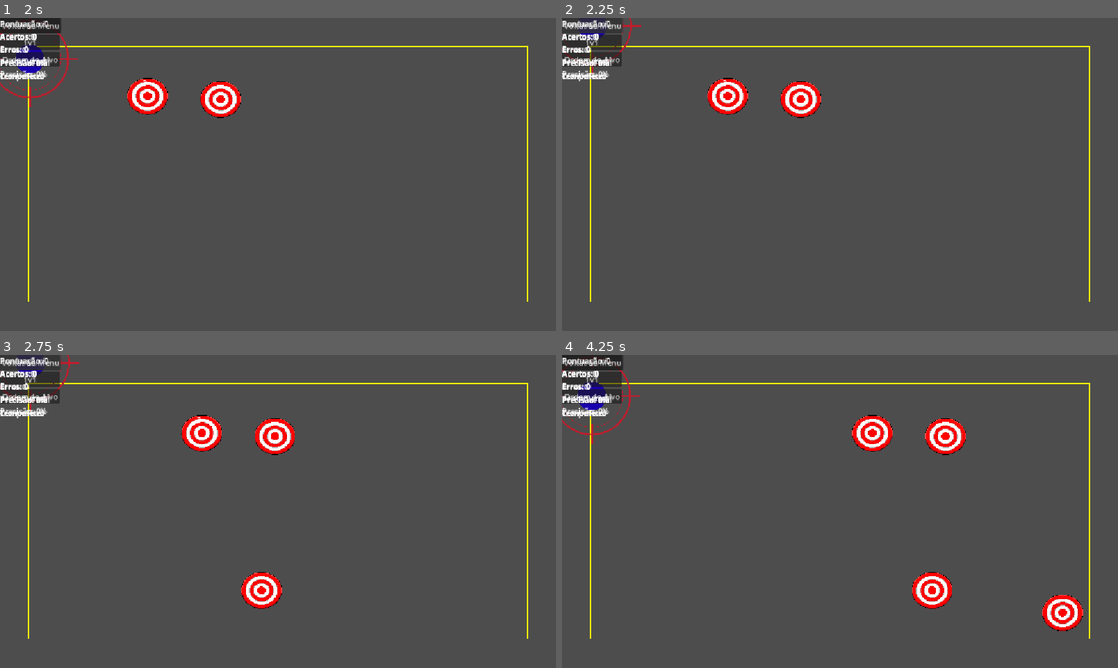
Above: before the commit, frames 1-4 (two rows, left to right).
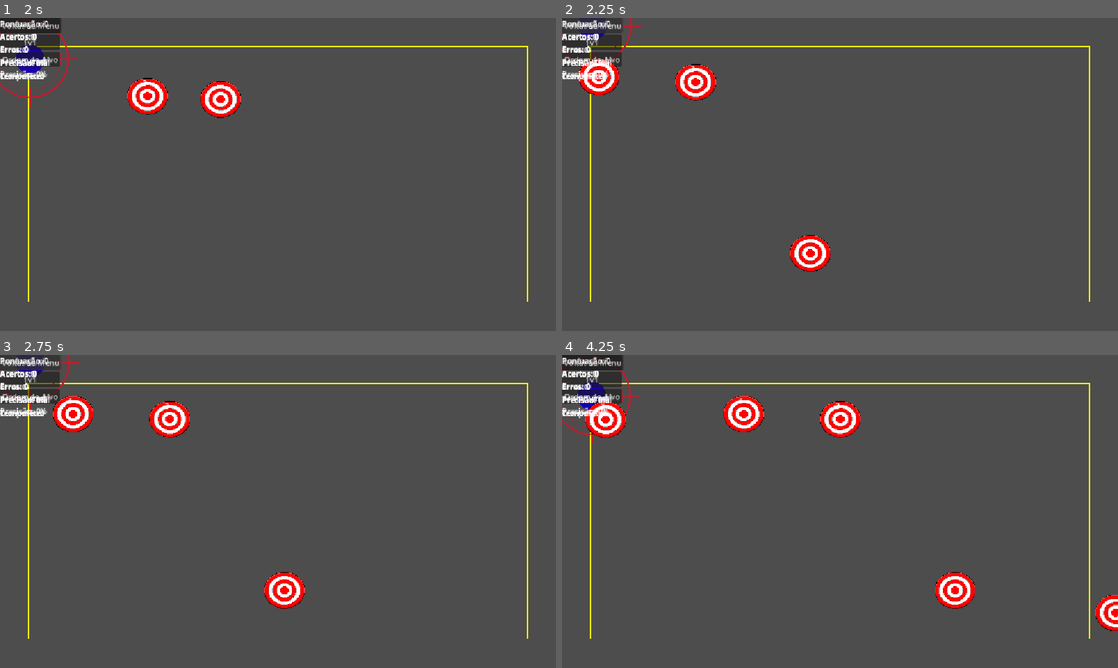
Above: after the commit, the same moments.

Repository: ditoslv/JOGO_CG2VA
Game: Godot game, scene res://main.tscn
The game is run twice, just before and just after one commit, with the same random seed, the same clock (stepped at 60 frames per second) and the same inputs.
Inputs:
- Up to frame 1 (2 s): click "1v1" at 0.5 s; click "Ordem do Alvo" at 1.25 s
- Up to frame 2 (2.25 s): click "Voltar ao Menu" at 2 s
- Up to frame 3 (2.75 s): no input
- Up to frame 4 (4.25 s): click "1v1" at 2.75 s; click "Ordem do Alvo" at 3.5 s

Frame 1 is identical in both runs. In frame 2, 3.3% of the frame differs, in the area x 3-49%, y 13-82%; in frame 3, 3.7%; in frame 4, 5.5%, in the area x 0-100%, y 0-89%.

Commit message:
atualização menu

Diff:
--- a/scripts/ui/menu.gd
+++ b/scripts/ui/menu.gd
@@ -1,23 +1,31 @@
 extends Control
 
+## ============================================================
+## Menu principal — seleção de modo.
+## Os caminhos de Solo e 1v1 apontam para as cenas que o
+## Integrante A ainda vai criar (SoloMode.tscn / VersusMode.tscn,
+## conforme a Seção G.2 do planejamento). Combine com ele o nome
+## e o caminho exatos antes de testar esses dois botões — se os
+## arquivos ainda não existirem, o Godot vai acusar erro ao trocar
+## de cena, o que é esperado até lá.
+## ============================================================
 
-# Called when the node enters the scene tree for the first time.
-func _ready() -> void:
-	pass # Replace with function body.
+const CENA_SOLO := "res://scenes/modes/SoloMode.tscn"
+const CENA_1V1 := "res://scenes/modes/VersusMode.tscn"
+const CENA_ORDEM_DO_ALVO := "res://scenes/modes/order_mode.tscn"
 
 
-# Called every frame. 'delta' is the elapsed time since the previous frame.
-func _process(delta: float) -> void:
+func _ready() -> void:
 	pass
 
 
 func _on_button_pressed() -> void:
-	pass # Replace with function body.
+	get_tree().change_scene_to_file(CENA_SOLO)
 
 
 func _on_button_2_pressed() -> void:
-	pass # Replace with function body.
+	get_tree().change_scene_to_file(CENA_1V1)
 
 
-func _on_button_3_pressed():
-	get_tree().change_scene_to_file("res://scenes/modes/order_mode.tscn")
+func _on_button_3_pressed() -> void:
+	get_tree().change_scene_to_file(CENA_ORDEM_DO_ALVO)
--- a/scripts/ui/result_screen.gd
+++ b/scripts/ui/result_screen.gd
@@ -1,11 +1,80 @@
 extends Control
+class_name ResultScreen
+
+## ============================================================
+## CONTRATO PÚBLICO DESTA CENA — combinado com a equipe.
+## Quem orquestra o fim de uma rodada (SoloMode, VersusMode,
+## OrderMode) deve chamar UMA das duas funções abaixo para exibir
+## o resultado. Nenhum outro script deve acessar os Labels
+## diretamente.
+##
+## - exibir_resultado_solo(dados)              -> Solo e Ordem do Alvo
+## - exibir_resultado_1v1(dados_p1, dados_p2)   -> 1v1
+##
+## "dados" é o Dictionary retornado por
+## ScoreSystem.obter_resultado_final(): {pontuacao, acertos, erros,
+## tentativas, precisao}. Uma chave opcional "tempo" (float, em
+## segundos) pode ser incluída se quem chamar tiver essa informação.
+## ============================================================
+
+signal voltar_ao_menu_solicitado()
+
+@onready var painel_jogador1: VBoxContainer = $PainelJogador1
+@onready var painel_jogador2: VBoxContainer = $PainelJogador2
+@onready var label_vencedor: Label = $LabelVencedor
+@onready var botao_voltar: Button = $Button
 
 
-# Called when the node enters the scene tree for the first time.
 func _ready() -> void:
-	pass # Replace with function body.
+	botao_voltar.pressed.connect(_on_botao_voltar_pressed)
 
 
-# Called every frame. 'delta' is the elapsed time since the previous frame.
-func _process(delta: float) -> void:
-	pass
+## Chamada pelo Modo Solo e pelo Modo Ordem do Alvo ao final da rodada.
+func exibir_resultado_solo(dados: Dictionary) -> void:
+	painel_jogador2.visible = false
+	label_vencedor.visible = false
+	_preencher_painel(painel_jogador1, dados)
+
+
+## Chamada pelo VersusMode (1v1) depois que os dois jogadores jogaram.
+func exibir_resultado_1v1(dados_jogador1: Dictionary, dados_jogador2: Dictionary) -> void:
+	painel_jogador2.visible = true
+	_preencher_painel(painel_jogador1, dados_jogador1)
+	_preencher_painel(painel_jogador2, dados_jogador2)
+	_definir_vencedor(dados_jogador1, dados_jogador2)
+
+
+## Preenche os labels de um painel (Jogador 1 ou Jogador 2) a partir
+## do Dictionary de resultado. Reaproveitada pelos dois painéis, já
+## que ambos têm a mesma estrutura de filhos.
+func _preencher_painel(painel: VBoxContainer, dados: Dictionary) -> void:
+	var lbl_pontuacao: Label = painel.get_node("LabelPontuaçãoFinal")
+	var lbl_acertos: Label = painel.get_node("LabelAcertosFinal")
+	var lbl_erros: Label = painel.get_node("LabelErrosFinal")
+	var lbl_precisao: Label = painel.get_node("LabelPrecisaoFinal")
+	var lbl_tempo: Label = painel.get_node("LabelTempoFinal")
+
+	lbl_pontuacao.text = "Pontuação: %d" % dados.get("pontuacao", 0)
+	lbl_acertos.text = "Acertos: %d" % dados.get("acertos", 0)
+	lbl_erros.text = "Erros: %d" % dados.get("erros", 0)
+	lbl_precisao.text = "Precisão: %.0f%%" % (dados.get("precisao", 0.0) * 100.0)
+	lbl_tempo.text = "Tempo: %.1fs" % dados.get("tempo", 0.0)
+
+
+func _definir_vencedor(dados_jogador1: Dictionary, dados_jogador2: Dictionary) -> void:
+	label_vencedor.visible = true
+
+	var pontos_p1: int = dados_jogador1.get("pontuacao", 0)
+	var pontos_p2: int = dados_jogador2.get("pontuacao", 0)
+
+	if pontos_p1 > pontos_p2:
+		label_vencedor.text = "Vencedor: Jogador 1!"
+	elif pontos_p2 > pontos_p1:
+		label_vencedor.text = "Vencedor: Jogador 2!"
+	else:
+		label_vencedor.text = "Empate!"
+
+
+func _on_botao_voltar_pressed() -> void:
+	voltar_ao_menu_solicitado.emit()
+	get_tree().change_scene_to_file("res://scenes/menu/Menu.tscn")
